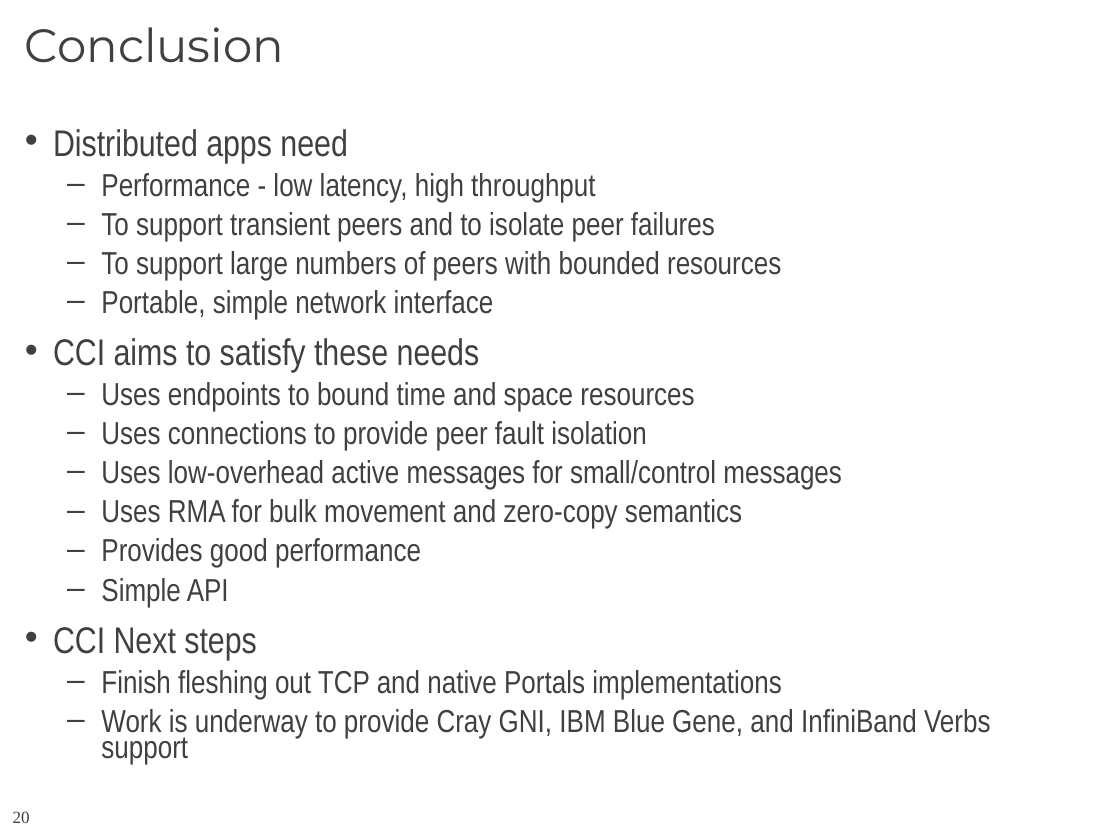
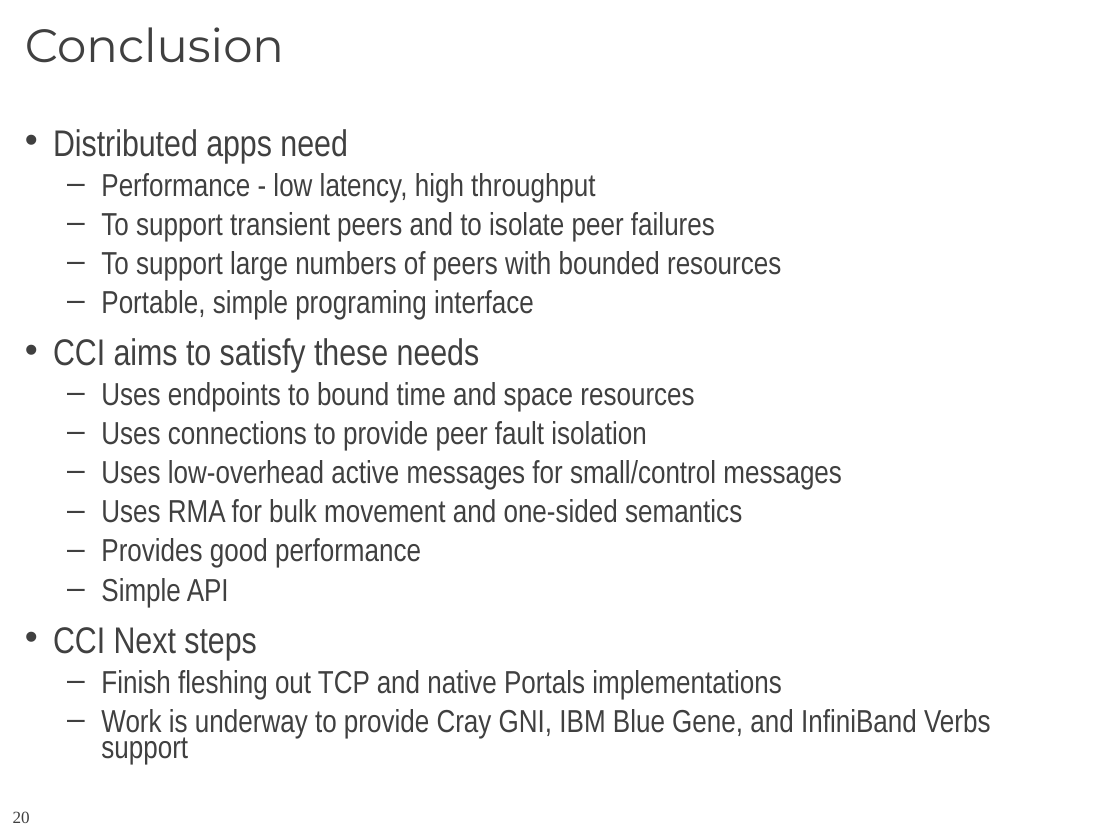
Before and after one commit to CCI/pub, a slide deck: slide 20 of slides/HotI-2011/2011-HotI-CCI-OLCF.pptx. Drawn at 1120x840 pixels with LibreOffice and Linux fonts; fonts in the diff are those of the drawing; background and template pictures are left out. Boxes give left, top, right and bottom in pixels: in the first picture for what was removed or moved away, otherwise in the second. Text is boxed around its words. In the diff, an @@ line names an element or a change of style, - is before the commit and + after.

Commit message:
Couple of minor corrections, final version.

```diff
--- a/slides/HotI-2011/2011-HotI-CCI-OLCF.pptx
+++ b/slides/HotI-2011/2011-HotI-CCI-OLCF.pptx
@@ text at [101,290,534,319]: text changed @@
-  – Portable, simple network interface
+  – Portable, simple programing interface
@@ text at [101,499,742,523]: text changed @@
-  – Uses RMA for bulk movement and zero-copy semantics
+  – Uses RMA for bulk movement and one-sided semantics
```
